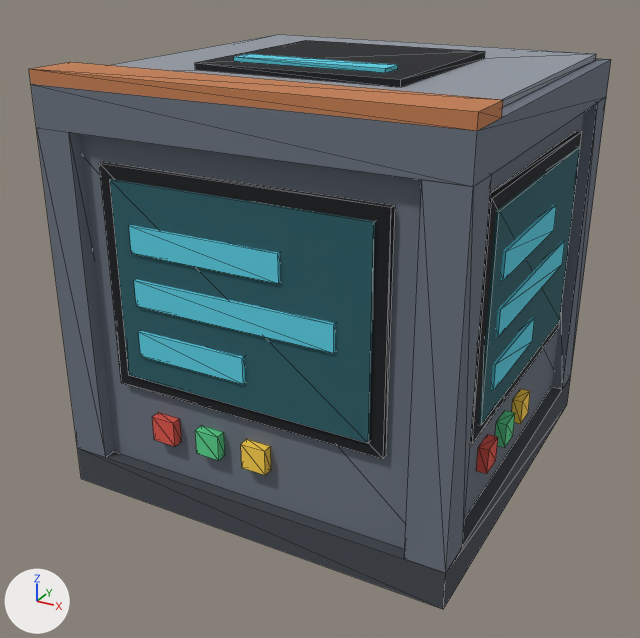
Renders of the glTF model assets/models/terminal.glb from each side of a commit.
The view is the same before and after, from a 50 mm camera at (1.477, -1.403, 1.302) aimed at (0.476, 0.417, 0.392). Every picture has the same lights, and +X, +Y and +Z are marked at lower left. The first picture is the older version. Mesh edges are drawn as thin lines.

The first picture shows 'body.033', 'tier.016'.
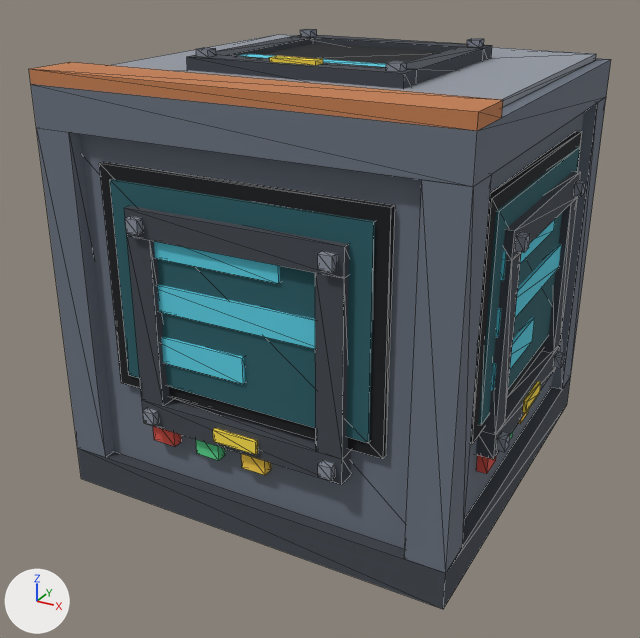
Where the change shows, as pixel boxes (x1, y1, x2, y2) in the pictures (640 x 638 px):
'link_y-.024', added
    after: (124, 206, 351, 485)
    faces in mat_case_dark (dark grey #42474f): (124, 206, 351, 485)
    faces in mat_steel (grey #8a919d): (125, 216, 337, 481)
    faces in mat_glow_energy (yellow #ffe14a): (213, 428, 258, 455)
'link_x+.024', added
    after: (476, 171, 586, 459)
    faces in mat_case_dark (dark grey #42474f): (476, 171, 581, 459)
    faces in mat_steel (grey #8a919d): (496, 180, 586, 452)
    faces in mat_glow_energy (yellow #ffe14a): (522, 381, 541, 413)
'link_z+.022', added
    after: (187, 29, 492, 89)
    faces in mat_case_dark (dark grey #42474f): (187, 35, 492, 89)
    faces in mat_steel (grey #8a919d): (196, 29, 484, 72)
    faces in mat_glow_energy (yellow #ffe14a): (269, 56, 323, 65)

The edits, one by one:
Material 'steel' (mat_steel) is new.
Its base color is (0.254, 0.283, 0.337) (grey #8a919d).
Its roughness is 1.0.
Material 'glow_energy' (mat_glow_energy) is new.
Its base color is (1.0, 0.753, 0.0685) (yellow #ffe14a).
Its roughness is 1.0.
Mesh me_terminal_link_z is new.
It has 64 vertices, 108 faces and spans x 0.238..0.762, y 0.238..0.762, z 0.991..1.061.
Faces by material slot: [48, 48, 12].
It uses material mat_case_dark (dark grey #42474f).
It uses material mat_steel (grey #8a919d).
It uses material mat_glow_energy (yellow #ffe14a).
Mesh me_terminal_link_y_1 is new.
It has 72 vertices, 108 faces and spans x 0.238..0.763, y -0.028..0.038, z 0.238..0.762.
Faces by material slot: [48, 48, 12].
It uses material mat_case_dark (dark grey #42474f).
It uses material mat_steel (grey #8a919d).
It uses material mat_glow_energy (yellow #ffe14a).
Mesh me_terminal_link_x is new.
It has 64 vertices, 108 faces and spans x 0.962..1.028, y 0.238..0.762, z 0.238..0.762.
Faces by material slot: [48, 48, 12].
It uses material mat_case_dark (dark grey #42474f).
It uses material mat_steel (grey #8a919d).
It uses material mat_glow_energy (yellow #ffe14a).
Object 'link_z+.022' (ob_link_z__022) is new; it shows me_terminal_link_z.
Its location is (0.0, 0.0, 0.0).
Object 'link_y-.024' (ob_link_y__024_1) is new; it shows me_terminal_link_y_1.
Its location is (0.0, 0.0, 0.0).
Object 'link_x+.024' (ob_link_x__024) is new; it shows me_terminal_link_x.
Its location is (0.0, 0.0, 0.0).
